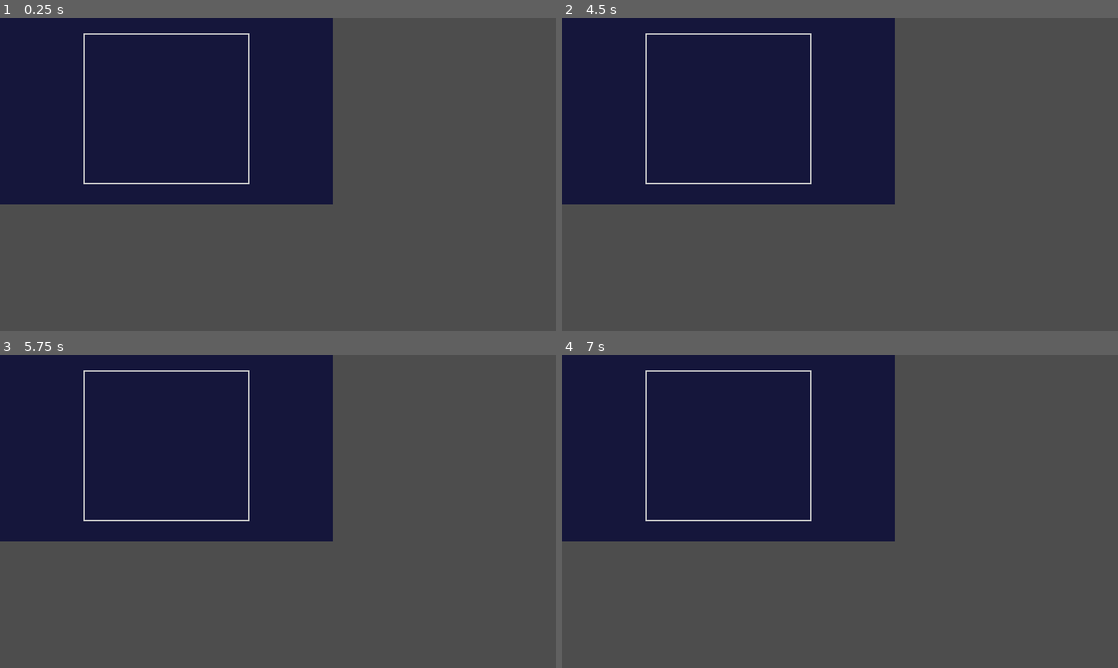
Above: before the commit, frames 1-4 (two rows, left to right).
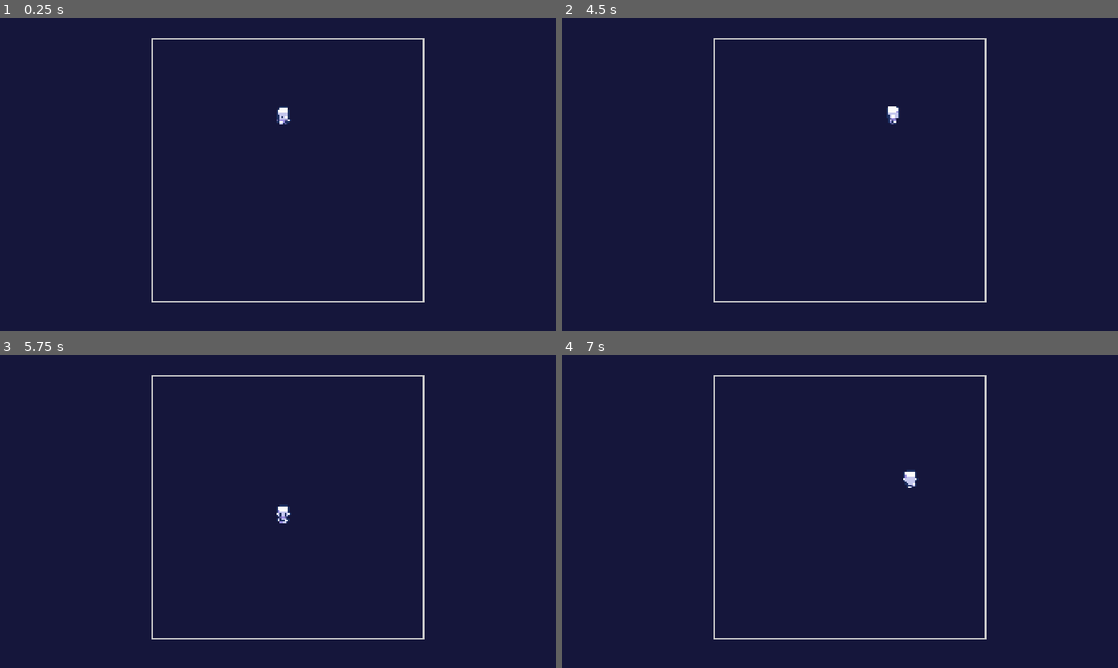
Above: after the commit, the same moments.

Repository: CSIE-Challenge/Challenge2026-godot
Game: Godot game, scene res://scenes/game.tscn
Same seed, same stepped clock (60 frames per second), same inputs: the game is played once before the commit and once after it.
Inputs:
- Up to frame 1 (0.25 s): no input
- Up to frame 2 (4.5 s): tap Enter at 0.5 s; hold Right (ui_right) 0.53-1.28 s; hold Down (ui_down) 1.28-2.03 s; hold Right (ui_right) 2.03-2.78 s; hold Up (ui_up) 2.78-3.53 s; hold Left (ui_left) from 3.53 s (still down)
- Up to frame 3 (5.75 s): release Left (ui_left) at 5.03 s; hold Down (ui_down) from 5.03 s (still down)
- Up to frame 4 (7 s): release Down (ui_down) at 5.78 s; hold Right (ui_right) 5.78-6.53 s; hold Up (ui_up) from 6.53 s (still down)

The runs differ from the first frame. In frame 1, 65% of the frame differs, in the area x 0-100%, y 0-100%; in frame 2, 65%; in frame 3, 65%; in frame 4, 65%.

Commit message:
feat: add player

Diff:
--- a/scenes/game.tscn
+++ b/scenes/game.tscn
@@ -1,4 +1,6 @@
-[gd_scene load_steps=4 format=3 uid="uid://n0xoexwsohn5"]
+[gd_scene load_steps=5 format=3 uid="uid://n0xoexwsohn5"]
+
+[ext_resource type="PackedScene" uid="uid://bo8c04xo40bla" path="res://scenes/player.tscn" id="1_uwrxv"]
 
 [sub_resource type="StyleBoxFlat" id="StyleBoxFlat_8cj0n"]
 bg_color = Color(0.6, 0.6, 0.6, 0)
@@ -8,25 +10,28 @@
 border_width_bottom = 5
 
 [sub_resource type="RectangleShape2D" id="RectangleShape2D_uwrxv"]
-size = Vector2(574, 5)
+size = Vector2(944, 5)
 
 [sub_resource type="RectangleShape2D" id="RectangleShape2D_8cj0n"]
-size = Vector2(5, 523)
+size = Vector2(5, 914)
 
 [node name="Game" type="Node2D"]
 
 [node name="Background" type="ColorRect" parent="."]
-offset_right = 1150.0
-offset_bottom = 646.0
+offset_left = 1.0
+offset_right = 1920.0
+offset_bottom = 1090.0
 size_flags_horizontal = 8
 size_flags_vertical = 0
 color = Color(0.08280001, 0.08770667, 0.23, 1)
 
 [node name="Panel" type="Panel" parent="."]
-offset_left = 287.0
-offset_top = 51.0
-offset_right = 861.0
-offset_bottom = 574.0
+offset_left = 522.0
+offset_top = 70.0
+offset_right = 1466.0
+offset_bottom = 984.0
+size_flags_horizontal = 4
+size_flags_vertical = 4
 theme_override_styles/panel = SubResource("StyleBoxFlat_8cj0n")
 
 [node name="Boundaries" type="Node" parent="."]
@@ -34,23 +39,26 @@
 [node name="top" type="StaticBody2D" parent="Boundaries"]
 
 [node name="CollisionShape2D" type="CollisionShape2D" parent="Boundaries/top"]
-position = Vector2(574, 53.5)
+position = Vector2(994.5, 72.5)
 shape = SubResource("RectangleShape2D_uwrxv")
 
 [node name="bottom" type="StaticBody2D" parent="Boundaries"]
 
 [node name="CollisionShape2D" type="CollisionShape2D" parent="Boundaries/bottom"]
-position = Vector2(574, 571.5)
+position = Vector2(994, 981.5)
 shape = SubResource("RectangleShape2D_uwrxv")
 
 [node name="Left" type="StaticBody2D" parent="Boundaries"]
 
 [node name="CollisionShape2D" type="CollisionShape2D" parent="Boundaries/Left"]
-position = Vector2(289.5, 312.5)
+position = Vector2(524.5, 527)
 shape = SubResource("RectangleShape2D_8cj0n")
 
 [node name="Right" type="StaticBody2D" parent="Boundaries"]
 
 [node name="CollisionShape2D" type="CollisionShape2D" parent="Boundaries/Right"]
-position = Vector2(858.5, 312.5)
+position = Vector2(1463.5, 527)
 shape = SubResource("RectangleShape2D_8cj0n")
+
+[node name="Player" parent="." instance=ExtResource("1_uwrxv")]
+position = Vector2(980, 338)
--- /dev/null
+++ b/scenes/player.tscn
@@ -0,0 +1,232 @@
+[gd_scene load_steps=29 format=3 uid="uid://bo8c04xo40bla"]
+
+[ext_resource type="Texture2D" uid="uid://c65i2psy3bu5v" path="res://assets/player/Small-8-Direction-Characters_by_AxulArt.png" id="1_3vyb7"]
+[ext_resource type="Script" uid="uid://bimfp6qnv0m5w" path="res://scripts/player.gd" id="1_g2els"]
+
+[sub_resource type="AtlasTexture" id="AtlasTexture_g2els"]
+atlas = ExtResource("1_3vyb7")
+region = Rect2(64, 24, 16, 24)
+
+[sub_resource type="AtlasTexture" id="AtlasTexture_qhqgy"]
+atlas = ExtResource("1_3vyb7")
+region = Rect2(64, 48, 16, 24)
+
+[sub_resource type="AtlasTexture" id="AtlasTexture_dqkch"]
+atlas = ExtResource("1_3vyb7")
+region = Rect2(64, 72, 16, 24)
+
+[sub_resource type="AtlasTexture" id="AtlasTexture_qlg0r"]
+atlas = ExtResource("1_3vyb7")
+region = Rect2(80, 24, 16, 24)
+
+[sub_resource type="AtlasTexture" id="AtlasTexture_tuyoq"]
+atlas = ExtResource("1_3vyb7")
+region = Rect2(80, 48, 16, 24)
+
+[sub_resource type="AtlasTexture" id="AtlasTexture_fjrip"]
+atlas = ExtResource("1_3vyb7")
+region = Rect2(80, 72, 16, 24)
+
+[sub_resource type="AtlasTexture" id="AtlasTexture_smehm"]
+atlas = ExtResource("1_3vyb7")
+region = Rect2(48, 24, 16, 24)
+
+[sub_resource type="AtlasTexture" id="AtlasTexture_ur7pv"]
+atlas = ExtResource("1_3vyb7")
+region = Rect2(48, 48, 16, 24)
+
+[sub_resource type="AtlasTexture" id="AtlasTexture_y4r1p"]
+atlas = ExtResource("1_3vyb7")
+region = Rect2(48, 72, 16, 24)
+
+[sub_resource type="AtlasTexture" id="AtlasTexture_d2wvv"]
+atlas = ExtResource("1_3vyb7")
+region = Rect2(96, 24, 16, 24)
+
+[sub_resource type="AtlasTexture" id="AtlasTexture_3v2ag"]
+atlas = ExtResource("1_3vyb7")
+region = Rect2(96, 48, 16, 24)
+
+[sub_resource type="AtlasTexture" id="AtlasTexture_jej6c"]
+atlas = ExtResource("1_3vyb7")
+region = Rect2(96, 72, 16, 24)
+
+[sub_resource type="AtlasTexture" id="AtlasTexture_f1ej7"]
+atlas = ExtResource("1_3vyb7")
+region = Rect2(32, 24, 16, 24)
+
+[sub_resource type="AtlasTexture" id="AtlasTexture_oprun"]
+atlas = ExtResource("1_3vyb7")
+region = Rect2(32, 48, 16, 24)
+
+[sub_resource type="AtlasTexture" id="AtlasTexture_a8ls1"]
+atlas = ExtResource("1_3vyb7")
+region = Rect2(32, 72, 16, 24)
+
+[sub_resource type="AtlasTexture" id="AtlasTexture_qfm1y"]
+atlas = ExtResource("1_3vyb7")
+region = Rect2(0, 24, 16, 24)
+
+[sub_resource type="AtlasTexture" id="AtlasTexture_fulsm"]
+atlas = ExtResource("1_3vyb7")
+region = Rect2(0, 48, 16, 24)
+
+[sub_resource type="AtlasTexture" id="AtlasTexture_4r5pv"]
+atlas = ExtResource("1_3vyb7")
+region = Rect2(0, 72, 16, 24)
+
+[sub_resource type="AtlasTexture" id="AtlasTexture_60mlk"]
+atlas = ExtResource("1_3vyb7")
+region = Rect2(112, 24, 16, 24)
+
+[sub_resource type="AtlasTexture" id="AtlasTexture_i4ail"]
+atlas = ExtResource("1_3vyb7")
+region = Rect2(112, 48, 16, 24)
+
+[sub_resource type="AtlasTexture" id="AtlasTexture_a38lo"]
+atlas = ExtResource("1_3vyb7")
+region = Rect2(112, 72, 16, 24)
+
+[sub_resource type="AtlasTexture" id="AtlasTexture_4ni07"]
+atlas = ExtResource("1_3vyb7")
+region = Rect2(16, 24, 16, 24)
+
+[sub_resource type="AtlasTexture" id="AtlasTexture_l71n6"]
+atlas = ExtResource("1_3vyb7")
+region = Rect2(16, 48, 16, 24)
+
+[sub_resource type="AtlasTexture" id="AtlasTexture_ke2ow"]
+atlas = ExtResource("1_3vyb7")
+region = Rect2(16, 72, 16, 24)
+
+[sub_resource type="SpriteFrames" id="SpriteFrames_ujl30"]
+animations = [{
+"frames": [{
+"duration": 1.0,
+"texture": SubResource("AtlasTexture_g2els")
+}, {
+"duration": 1.0,
+"texture": SubResource("AtlasTexture_qhqgy")
+}, {
+"duration": 1.0,
+"texture": SubResource("AtlasTexture_dqkch")
+}],
+"loop": false,
+"name": &"walk_down",
+"speed": 5.0
+}, {
+"frames": [{
+"duration": 1.0,
+"texture": SubResource("AtlasTexture_qlg0r")
+}, {
+"duration": 1.0,
+"texture": SubResource("AtlasTexture_tuyoq")
+}, {
+"duration": 1.0,
+"texture": SubResource("AtlasTexture_fjrip")
+}],
+"loop": true,
+"name": &"walk_down_left",
+"speed": 5.0
+}, {
+"frames": [{
+"duration": 1.0,
+"texture": SubResource("AtlasTexture_smehm")
+}, {
+"duration": 1.0,
+"texture": SubResource("AtlasTexture_ur7pv")
+}, {
+"duration": 1.0,
+"texture": SubResource("AtlasTexture_y4r1p")
+}],
+"loop": true,
+"name": &"walk_down_right",
+"speed": 5.0
+}, {
+"frames": [{
+"duration": 1.0,
+"texture": SubResource("AtlasTexture_d2wvv")
+}, {
+"duration": 1.0,
+"texture": SubResource("AtlasTexture_3v2ag")
+}, {
+"duration": 1.0,
+"texture": SubResource("AtlasTexture_jej6c")
+}],
+"loop": true,
+"name": &"walk_left",
+"speed": 5.0
+}, {
+"frames": [{
+"duration": 1.0,
+"texture": SubResource("AtlasTexture_f1ej7")
+}, {
+"duration": 1.0,
+"texture": SubResource("AtlasTexture_oprun")
+}, {
+"duration": 1.0,
+"texture": SubResource("AtlasTexture_a8ls1")
+}],
+"loop": true,
+"name": &"walk_right",
+"speed": 5.0
+}, {
+"frames": [{
+"duration": 1.0,
+"texture": SubResource("AtlasTexture_qfm1y")
+}, {
+"duration": 1.0,
+"texture": SubResource("AtlasTexture_fulsm")
+}, {
+"duration": 1.0,
+"texture": SubResource("AtlasTexture_4r5pv")
+}],
+"loop": true,
+"name": &"walk_up",
+"speed": 5.0
+}, {
+"frames": [{
+"duration": 1.0,
+"texture": SubResource("AtlasTexture_60mlk")
+}, {
+"duration": 1.0,
+"texture": SubResource("AtlasTexture_i4ail")
+}, {
+"duration": 1.0,
+"texture": SubResource("AtlasTexture_a38lo")
+}],
+"loop": true,
+"name": &"walk_up_left",
+"speed": 5.0
+}, {
+"frames": [{
+"duration": 1.0,
+"texture": SubResource("AtlasTexture_4ni07")
+}, {
+"duration": 1.0,
+"texture": SubResource("AtlasTexture_l71n6")
+}, {
+"duration": 1.0,
+"texture": SubResource("AtlasTexture_ke2ow")
+}],
+"loop": false,
+"name": &"walk_up_right",
+"speed": 5.0
+}]
+
+[sub_resource type="RectangleShape2D" id="RectangleShape2D_g2els"]
+size = Vector2(11, 16)
+
+[node name="Player" type="CharacterBody2D"]
+scale = Vector2(4, 4)
+script = ExtResource("1_g2els")
+
+[node name="AnimatedSprite2D" type="AnimatedSprite2D" parent="."]
+texture_filter = 1
+position = Vector2(0, -2)
+sprite_frames = SubResource("SpriteFrames_ujl30")
+animation = &"walk_down_left"
+
+[node name="CollisionShape2D" type="CollisionShape2D" parent="."]
+position = Vector2(-0.5, 0)
+shape = SubResource("RectangleShape2D_g2els")
--- /dev/null
+++ b/scripts/player.gd
@@ -0,0 +1,31 @@
+extends CharacterBody2D
+
+const SPEED = 300.0
+
+@onready var anim = $AnimatedSprite2D
+
+func _physics_process(delta: float) -> void:
+	var direction = Input.get_vector("ui_left", "ui_right", "ui_up", "ui_down")
+
+	if direction:
+		velocity = direction * SPEED
+
+		var anim_name = "walk"
+
+		if direction.y < 0:
+			anim_name += "_up"
+		elif direction.y > 0:
+			anim_name += "_down"
+
+		if direction.x < 0:
+			anim_name += "_left"
+		elif direction.x > 0:
+			anim_name += "_right"
+
+		anim.play(anim_name)
+
+	else:
+		velocity = Vector2.ZERO
+		anim.stop()
+
+	move_and_slide()
Binary file added: assets/player/Small-8-Direction-Characters_by_AxulArt.png
Not shown, added: assets/player/Small-8-Direction-Characters_by_AxulArt.png.import
Not shown, added: assets/player/license.txt
Not shown, added: scripts/player.gd.uid
